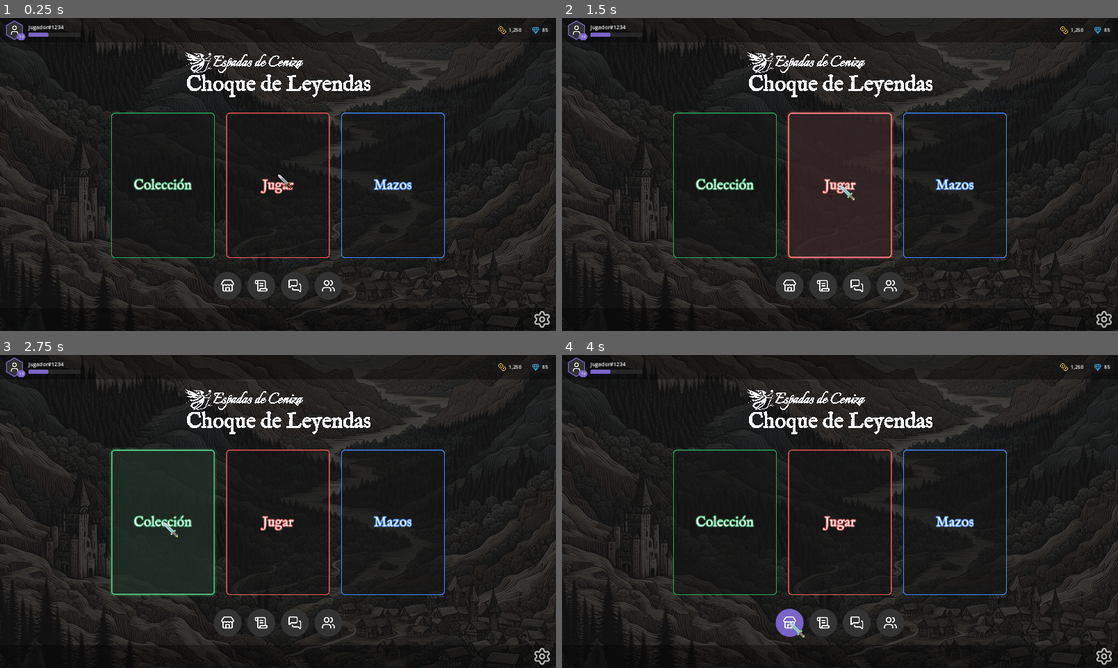
Above: before the commit, frames 1-4 (two rows, left to right).
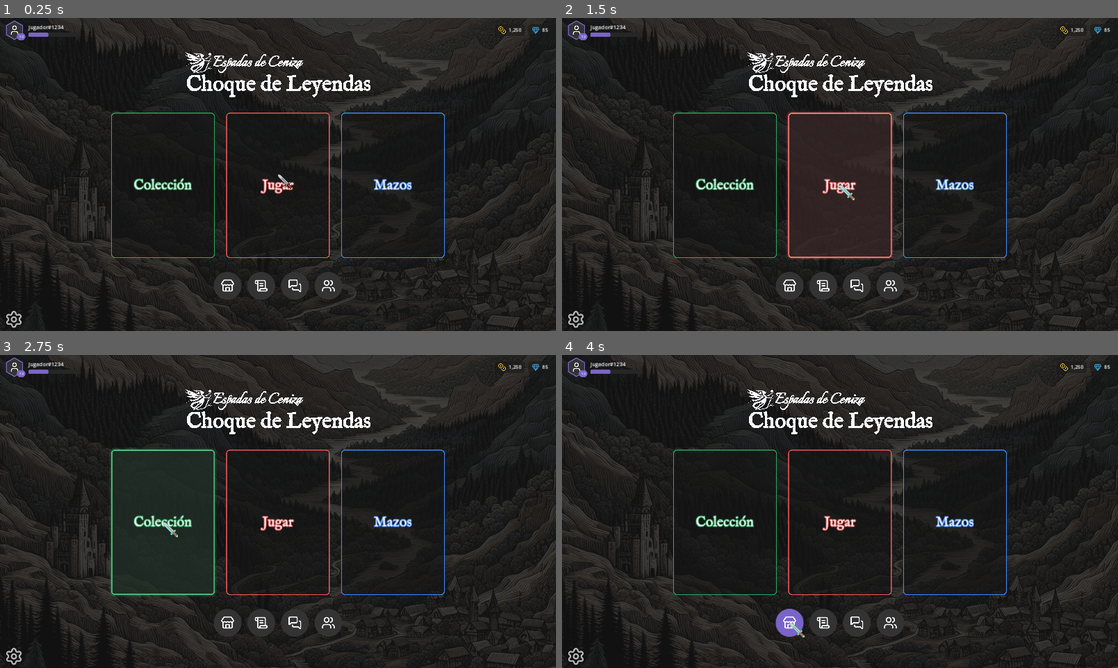
Above: after the commit, the same moments.

Repository: Bildurre/choque_de_leyendas_vg
Game: Godot game, scene res://screens/main_menu/main_menu_desktop.tscn
The game is run twice, just before and just after one commit, with the same random seed, the same clock (stepped at 60 frames per second) and the same inputs.
Inputs (mouse positions are in pixels of both pictures, inside the frame that each line leads up to):
- Up to frame 1 (0.25 s): no input
- Up to frame 2 (1.5 s): click "Jugar" at 0.5 s; click "Jugar" at 1.25 s
- Up to frame 3 (2.75 s): click "Colección" at 2 s
- Up to frame 4 (4 s): click "Mazos" at 2.75 s; click (789, 624) at 3.5 s

The runs differ from the first frame. In frame 1, 0.1% of the frame differs, in the area x 1-99%, y 93-100%; in frame 2, 0.1%; in frame 3, 0.1%; in frame 4, 0.1%.

Commit message:
Remove bar backgrounds and move settings gear to the left
- TopBar and BottomBar: bg_color alpha 0.35 → 0.0 (transparent)
- SettingsBar content alignment: end (2) → start (0), gear now on left

https://claude.ai/code/session_0176j4sJi8nNgewyZfevnuDY

Diff:
--- a/screens/main_menu/main_menu_desktop.tscn
+++ b/screens/main_menu/main_menu_desktop.tscn
@@ -43,14 +43,14 @@
 corner_radius_bottom_left = 4
 
 [sub_resource type="StyleBoxFlat" id="StyleBoxFlat_topbar"]
-bg_color = Color(0.0, 0.0, 0.0, 0.35)
+bg_color = Color(0.0, 0.0, 0.0, 0.0)
 content_margin_left = 16.0
 content_margin_top = 8.0
 content_margin_right = 16.0
 content_margin_bottom = 8.0
 
 [sub_resource type="StyleBoxFlat" id="StyleBoxFlat_bottombar"]
-bg_color = Color(0.0, 0.0, 0.0, 0.35)
+bg_color = Color(0.0, 0.0, 0.0, 0.0)
 content_margin_left = 16.0
 content_margin_top = 8.0
 content_margin_right = 16.0
@@ -338,7 +338,7 @@
 
 [node name="Content" type="HBoxContainer" parent="Layout/SettingsBar"]
 layout_mode = 2
-alignment = 2
+alignment = 0
 
 [node name="SettingsButton" type="TextureButton" parent="Layout/SettingsBar/Content"]
 unique_name_in_owner = true
